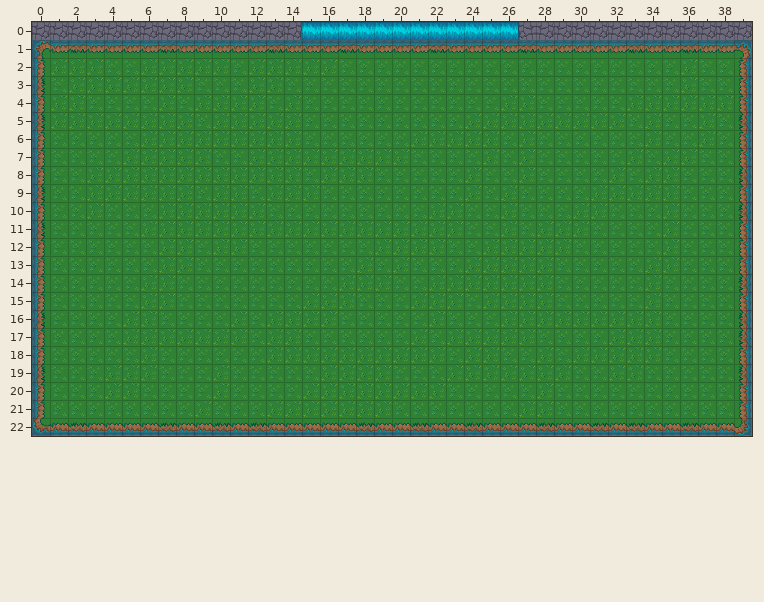
Tiled map -- app/assets/levels/level_nori.tmx. That is the earlier state.
Cells are 32x32 px. Shown: x 0..39, y 0..22.
And afterwards:
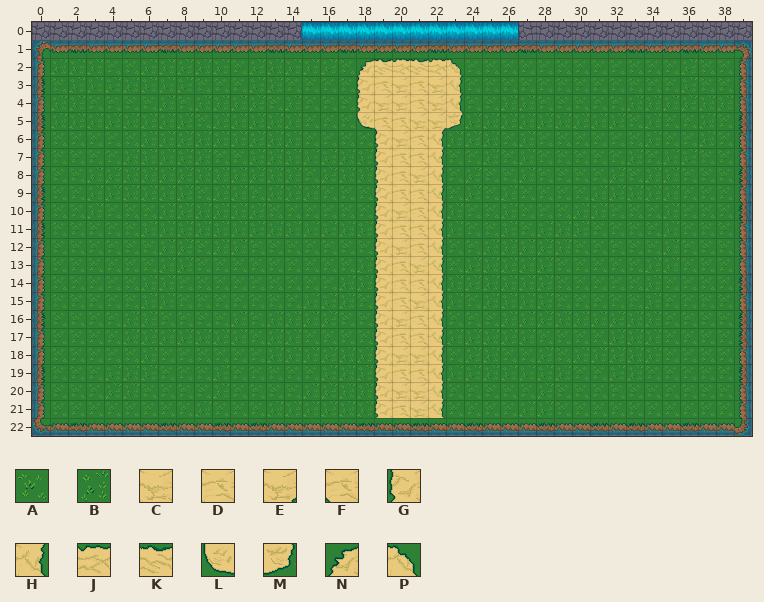
Key: from "plaine": A 8, B 9, C 24, D 25, E 26, F 27, G 32, H 33, J 34, K 35, L 40, M 41, N 42, P 43.
_ is an empty cell.
What changed:
Layer "ground":
y 2: x 18..23 AAAAAA -> NKJKJP
y 3: x 18..23 AAAAAA -> GDCDCH
y 4: x 18..23 AAAAAA -> GCCDCH
y 5: x 18..23 AAAAAA -> LFDCEM
y 6: x 19..22 AABB -> GCDH
y 7: x 19..22 BBAA -> GDDH
y 8: x 19..22 AAAA -> GDCH
y 9: x 19..22 AAAA -> GDDH
y 10: x 19..22 AAAB -> GCDH
y 11: x 19..22 BBBB -> GDDH
y 12: x 19..22 BBBB -> GCDH
y 13: x 19..22 ABAA -> GDCH
y 14: x 19..22 BAAB -> GDDH
y 15: x 19..22 AABB -> GDCH
y 16: x 19..22 AAAB -> GCDH
y 17: x 19..22 AABA -> GDDH
y 18: x 19..22 BBBB -> GCCH
y 19: x 19..22 BAAA -> GDDH
y 20: x 19..22 BBBB -> GCCH
y 21: x 19..22 BAAA -> GDCH
Pixel boxes of the changes (left, top, right, bottom) in both pictures:
changed: (356, 58, 464, 418)
